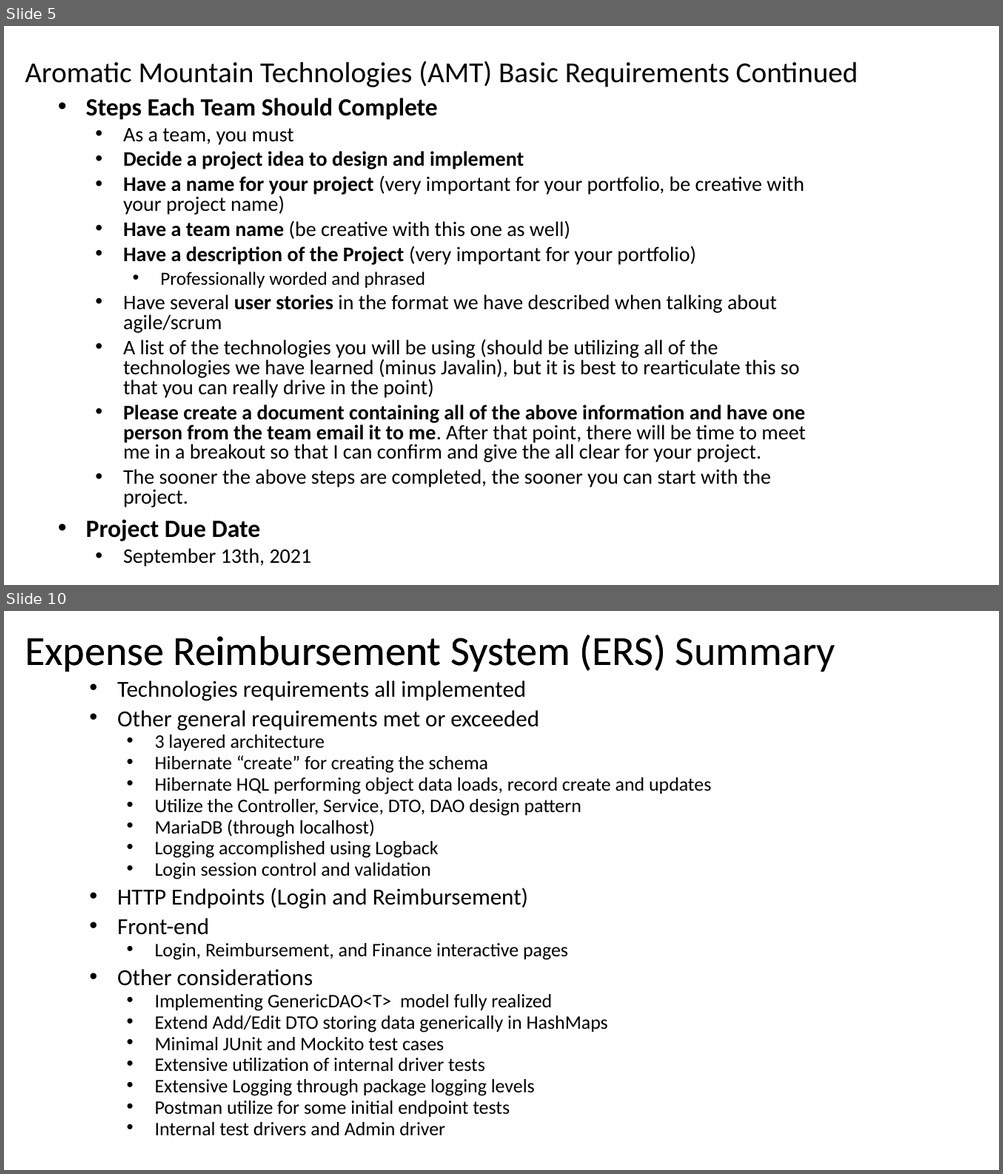
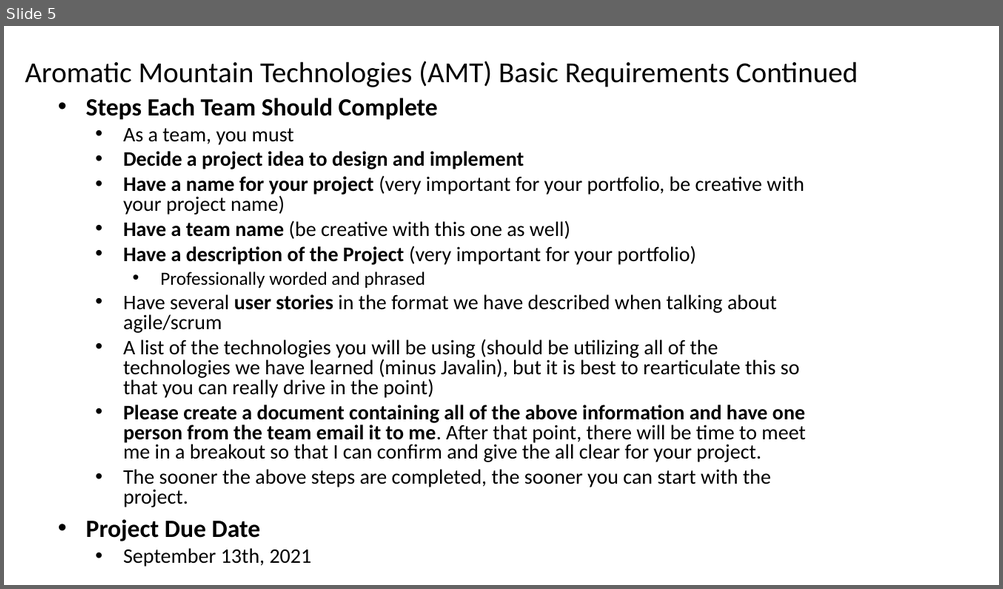
Before and after one commit to tlw8253/Aromatic-Mountain-Technologies-BE, a slide deck: docs/AMT.pptx. Shown one above the other, each under a label of ours: slides 5 and 10 before the commit, slide 5 after it; the slides between them are not shown. The pictures are 1003x1174 and 1003x589 pixels, drawn with LibreOffice and Linux fonts; fonts in the diff are those of the drawing. Boxes give left, top, right and bottom in pixels: in the first picture for what was removed or moved away, otherwise in the second. Text is boxed around its words. In the diff, an @@ line names an element or a change of style, - is before the commit and + after.

```diff
--- a/docs/AMT.pptx
+++ b/docs/AMT.pptx
@@ slide 10 removed at bbox=[4, 611, 999, 1170], background #FFFFFF @@
@@ text removed at bbox=[25, 635, 666, 672] @@
-Expense Reimbursement System (ERS)
@@ title removed at bbox=[675, 638, 835, 672] @@
-Expense Reimbursement System (ERS) Summary
@@ subtitle removed at bbox=[117, 681, 711, 1136] @@
-• Technologies requirements all implemented
-• Other general requirements met or exceeded
-  • 3 layered architecture
-  • Hibernate “create” for creating the schema
-  • Hibernate HQL performing object data loads, record create and updates
-  • Utilize the Controller, Service, DTO, DAO design pattern
-  • MariaDB (through localhost)
-  • Logging accomplished using Logback
-  • Login session control and validation
-• HTTP Endpoints (Login and Reimbursement)
-• Front-end
-  • Login, Reimbursement, and Finance interactive pages
-• Other considerations
-  • Implementing GenericDAO<T> model fully realized
-  • Extend Add/Edit DTO storing data generically in HashMaps
-  • Minimal JUnit and Mockito test cases
-  • Extensive utilization of internal driver tests
-  • Extensive Logging through package logging levels
-  • Postman utilize for some initial endpoint tests
-  • Internal test drivers and Admin driver
```
Also in this commit, not shown: 4 slides changed, 4 other slides removed, 35 other files.
